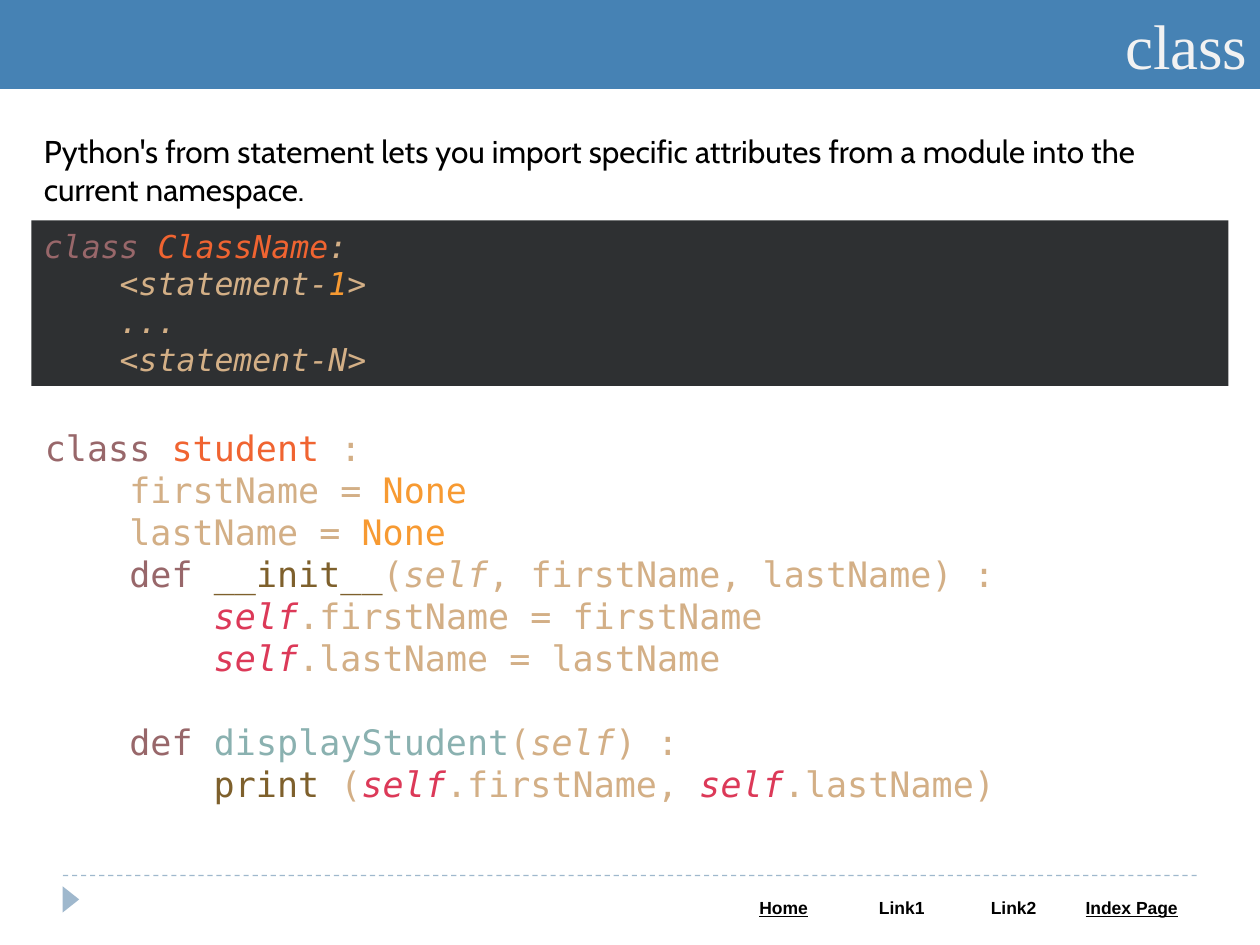
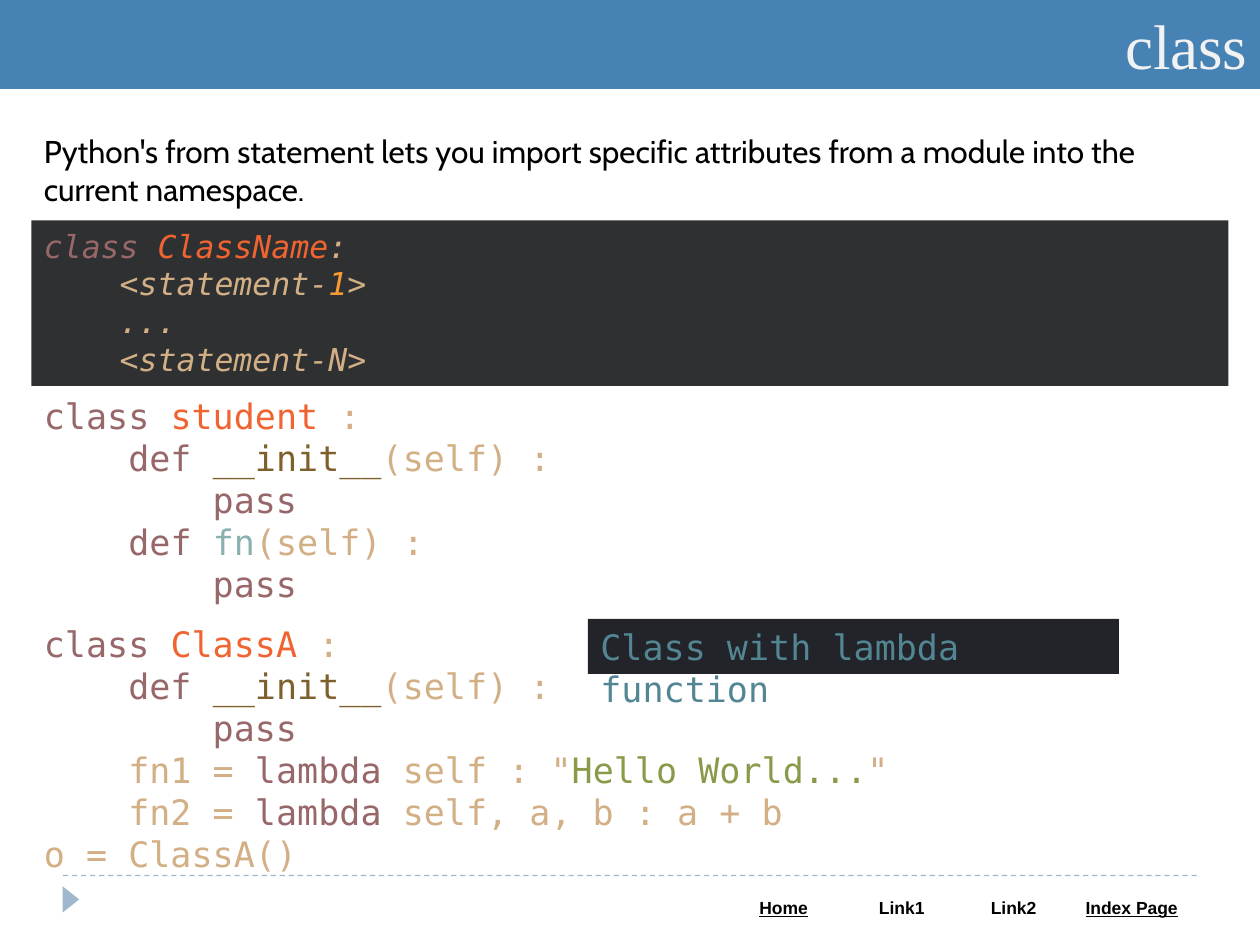
Before and after one commit to Saleel-Bagde-drive/Python-and-Web-PPTs, a slide deck: slide 68 of Python.pptx (slide 62 before the commit). Drawn at 1260x945 pixels with LibreOffice and Linux fonts; fonts in the diff are those of the drawing. Boxes give left, top, right and bottom in pixels: in the first picture for what was removed or moved away, otherwise in the second. Text is boxed around its words. In the diff, an @@ line names an element or a change of style, - is before the commit and + after.

```diff
--- a/Python.pptx
+++ b/Python.pptx
@@ text added at (44,402,509,605), 20 pt, text #98676A @@
+class student :
+def __init__(self) :
+pass
+def fn(self) :
+pass
@@ text removed at (45,434,994,805) @@
-class student :
-firstName = None
-lastName = None
-def __init__(self, firstName, lastName) :
-self.firstName = firstName
-self.lastName = lastName
-def displayStudent(self) :
-print (self.firstName, self.lastName)
@@ rectangle added at (588,619,1119,674), fill #23232A, 20 pt, text #528693 @@
+Class with lambda function
@@ text added at (44,630,888,872), 20 pt, text #D3AF86 @@
+class ClassA :
+def __init__(self) :
+pass
+fn1 = lambda self : "Hello World..."
+fn2 = lambda self, a, b : a + b
+o = ClassA()
```
Also in this commit, not shown: 14 other slides changed, 10 slides added, 2 slides removed, 1 other file.
